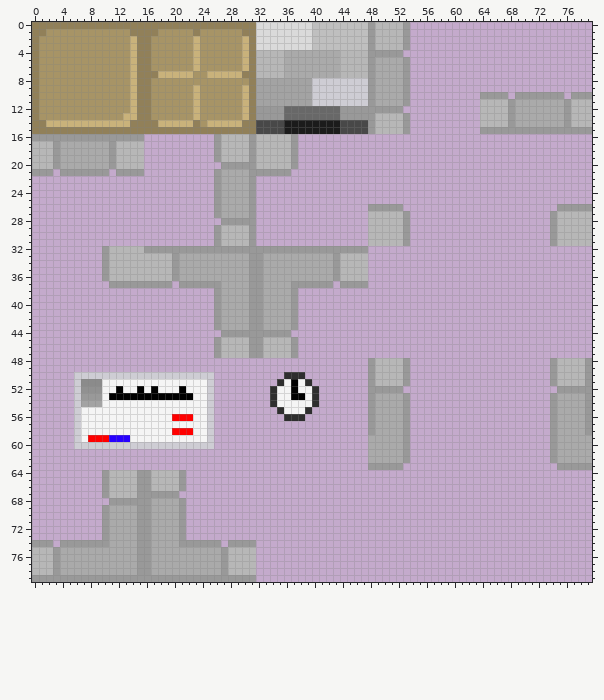
Two states of a sprite sheet, Art/Neu/Tile-sheet-Seminarraum.png. Above, as it was before the edit.
The file is 80x80 pixels. Colours within 5 levels of each other are drawn and written as one.
Now the later version:
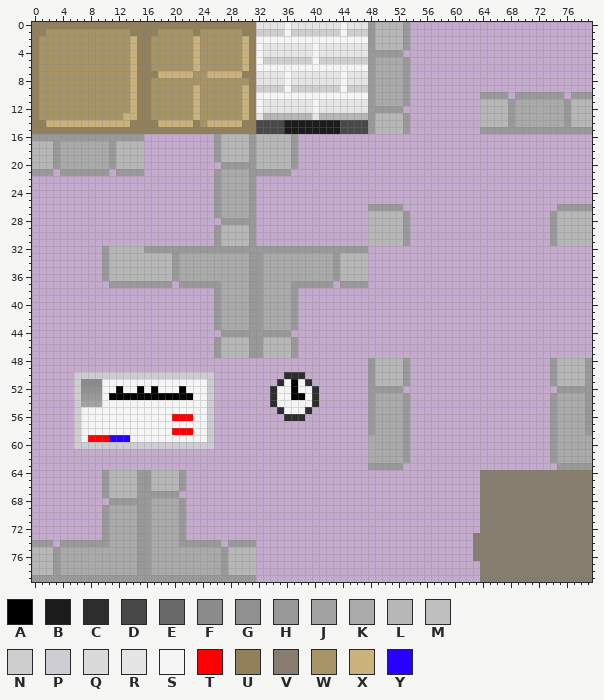
Palette (. is transparent): A #000000  B #1b1b1b  C #2e2e2e  D #484848  E #686868  F #8b8b8b  G #919191  H #999999  J #a3a3a3  K #aaaaaa  L #b7b7b7  M #bfbfbf  N #cecece  P #cecdd4  Q #dadada  R #e5e5e5  S #f5f5f5  T #ff0000  U #918059  V #867d6e  W #a79466  X #c9b27b  Y #2700ff
Difference:
y 0: x 32..47 QQQQQQQQMMMMMMMM -> RRRRSRRRRRRRSRRR
y 1: x 32..47 QQQQQQQQMMMMMMMM -> NNNNSNNNNNNNSNNN
y 2: x 32..47 QQQQQQQQMMMMMMMM -> SSSSSSSSSSSSSSSS
y 3: x 32..47 QQQQQQQQMMMMMMMM -> SRRRRRRRSRRRRRRR
y 4: x 32..47 LLLLKKKKKKKKLLLL -> SRRRRRRRSRRRRRRR
y 5: x 32..47 LLLLKKKKKKKKLLLL -> SNNNNNNNSNNNNNNN
y 6: x 32..47 LLLLKKKKKKKKLLLL -> SSSSSSSSSSSSSSSS
y 7: x 32..47 LLLLKKKKKKKKLLLL -> RRRRSRRRRRRRSRRR
y 8: x 32..47 JJJJJJJJPPPPPPPP -> RRRRSRRRRRRRSRRR
y 9: x 32..47 JJJJJJJJPPPPPPPP -> NNNNSNNNNNNNSNNN
y 10: x 32..47 JJJJJJJJPPPPPPPP -> SSSSSSSSSSSSSSSS
y 11: x 32..47 JJJJJJJJPPPPPPPP -> SRRRRRRRSRRRRRRR
y 12: x 32..47 HHHHEEEEEEEEHHHH -> SRRRRRRRSRRRRRRR
y 13: x 32..47 HHHHEEEEEEEEHHHH -> RLLLLLLLRLLLLLLL
y 64..72: x 64..79 ................ -> VVVVVVVVVVVVVVVV
y 73..76: x 63..79 ................. -> VVVVVVVVVVVVVVVVV
y 77..79: x 64..79 ................ -> VVVVVVVVVVVVVVVV
Pixel boxes of the changes (left, top, right, bottom) in both pictures:
changed: (256, 22, 368, 120)
added: (473, 470, 592, 582)
